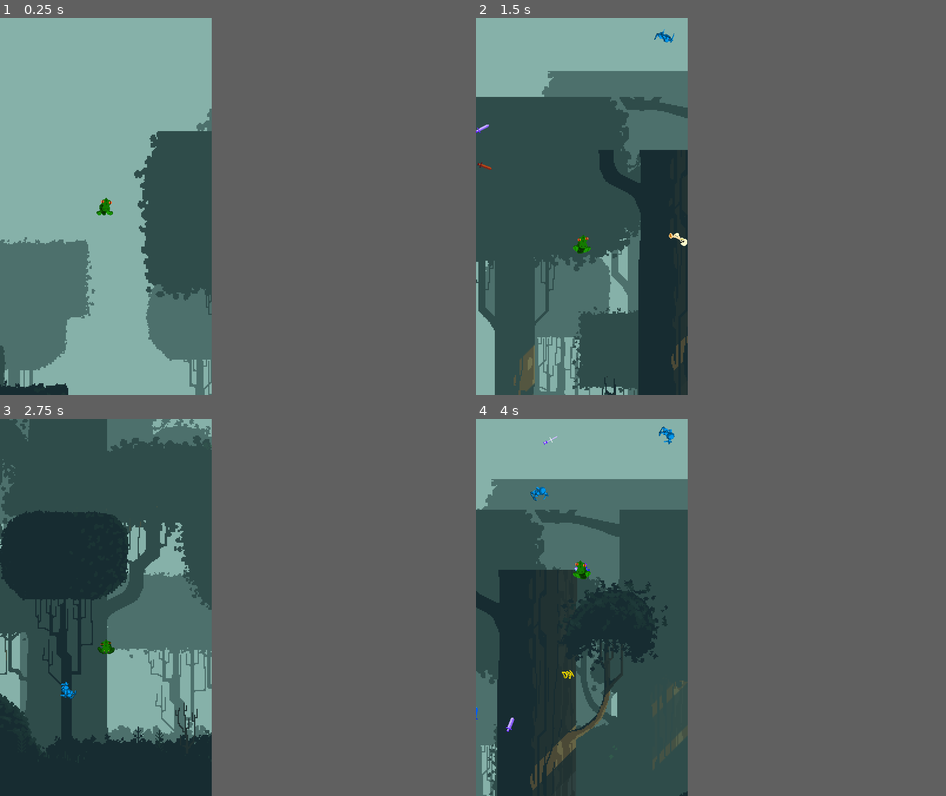
Above: before the commit, frames 1-4 (two rows, left to right).
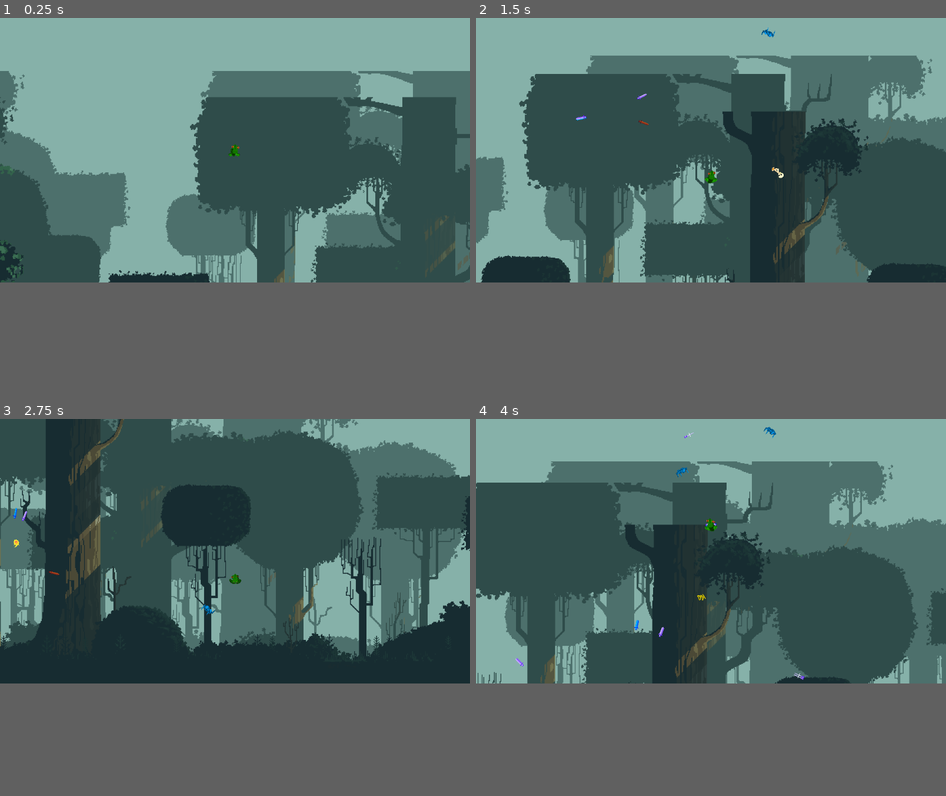
Above: after the commit, the same moments.

Repository: JoonaKhr/DragonSurvival
Game: Godot game, scene res://Scenes/Main.tscn
Two runs of this game, one before a commit and one after it. Both use one fixed random seed, a clock stepped at 60 frames per second and the inputs below.
Inputs (mouse positions are in pixels of both pictures, inside the frame that each line leads up to):
- Up to frame 1 (0.25 s): no input
- Up to frame 2 (1.5 s): tap Enter at 0.5 s; move the mouse to (626, 187) at 0.52 s; hold Right (ui_right) 0.53-1.28 s; move the mouse to (541, 225) at 1.27 s; hold Down (ui_down) from 1.28 s (still down)
- Up to frame 3 (2.75 s): move the mouse to (126, 524) at 2.02 s; release Down (ui_down) at 2.03 s; hold Right (ui_right) from 2.03 s (still down)
- Up to frame 4 (4 s): move the mouse to (570, 682) at 2.77 s; release Right (ui_right) at 2.78 s; hold Up (ui_up) 2.78-3.53 s; move the mouse to (645, 664) at 3.52 s; hold Left (ui_left) from 3.53 s (still down)
In our replay, the window is 360x640 before the commit and 799x449 after it. These sizes can differ from the game's own. Grey fills any space a smaller window leaves; there, only what the larger window draws over its background counts as a difference.

The runs differ from the first frame. In frame 1, 40% of the frame differs, in the area x 0-100%, y 0-100%; in frame 2, 50%; in frame 3, 50%; in frame 4, 51%.

Commit message:
A bunch of different stuff, but most importantly signal

Diff:
--- a/Scenes/DootBullet.tscn
+++ b/Scenes/DootBullet.tscn
@@ -1,7 +1,9 @@
-[gd_scene load_steps=9 format=3 uid="uid://drqraorau52ha"]
+[gd_scene load_steps=11 format=3 uid="uid://drqraorau52ha"]
 
 [ext_resource type="Texture2D" uid="uid://mhyw567fox0m" path="res://Sprites/dootProjectile.png" id="2_lctgs"]
+[ext_resource type="AudioStream" uid="uid://d3vqjqnvwtc65" path="res://Sounds/doot.mp3" id="3_204er"]
 [ext_resource type="Script" path="res://Scripts/Projectiles/DootBullet.gd" id="3_j6b3e"]
+[ext_resource type="PackedScene" uid="uid://natglu0xk7xr" path="res://Scenes/Elements.tscn" id="4_vmbl5"]
 
 [sub_resource type="AtlasTexture" id="AtlasTexture_in0y3"]
 atlas = ExtResource("2_lctgs")
@@ -44,11 +46,11 @@
 
 [node name="Bullet" type="Area2D"]
 scale = Vector2(0.296786, 0.3)
-collision_layer = 0
 script = ExtResource("3_j6b3e")
-damage = 10.0
+damage = 5.0
 projectileSpeed = 100.0
 attackTimer = 3.0
+multishot = 1
 
 [node name="AnimatedSprite2D" type="AnimatedSprite2D" parent="."]
 sprite_frames = SubResource("SpriteFrames_c0onx")
@@ -63,4 +65,13 @@
 wait_time = 5.0
 autostart = true
 
+[node name="AudioStreamPlayer2D" type="AudioStreamPlayer2D" parent="."]
+stream = ExtResource("3_204er")
+autoplay = true
+bus = &"Sound Effects"
+
+[node name="Elements" parent="." instance=ExtResource("4_vmbl5")]
+elementTypes = 4
+
+[connection signal="body_entered" from="." to="." method="_on_body_entered"]
 [connection signal="timeout" from="DeathTimer" to="." method="_on_death_timer_timeout"]
--- a/Scenes/DootEnemy.tscn
+++ b/Scenes/DootEnemy.tscn
@@ -1,7 +1,8 @@
-[gd_scene load_steps=9 format=3 uid="uid://5ak1xr2u6k1t"]
+[gd_scene load_steps=10 format=3 uid="uid://5ak1xr2u6k1t"]
 
 [ext_resource type="Script" path="res://Scripts/Enemies/DootEnemy.gd" id="1_a4qfn"]
 [ext_resource type="Texture2D" uid="uid://ddmruc4j5ft5t" path="res://Sprites/dootSheet.png" id="2_tkdhq"]
+[ext_resource type="PackedScene" uid="uid://natglu0xk7xr" path="res://Scenes/Elements.tscn" id="3_3w0f4"]
 
 [sub_resource type="AtlasTexture" id="AtlasTexture_0ov3h"]
 atlas = ExtResource("2_tkdhq")
@@ -49,20 +50,24 @@
 radius = 13.0
 
 [node name="CharacterBody2D" type="CharacterBody2D"]
+collision_layer = 4
 motion_mode = 1
 script = ExtResource("1_a4qfn")
 health = 10
 speed = 15
 currExp = 5
 level = 1
-elementResistance = 1
-elementWeakness = 8
 
 [node name="AnimatedSprite2D" type="AnimatedSprite2D" parent="."]
 scale = Vector2(0.5, 0.5)
 sprite_frames = SubResource("SpriteFrames_1dn0d")
-frame_progress = 0.85597
 
 [node name="CollisionShape2D" type="CollisionShape2D" parent="."]
 scale = Vector2(0.5, 0.5)
 shape = SubResource("CircleShape2D_11cnb")
+
+[node name="Elements" parent="." instance=ExtResource("3_3w0f4")]
+elementTypes = 4
+
+[connection signal="dead" from="." to="." method="_on_dead"]
+[connection signal="hit" from="." to="." method="_on_hit"]
--- /dev/null
+++ b/Scenes/Elements.tscn
@@ -0,0 +1,6 @@
+[gd_scene load_steps=2 format=3 uid="uid://natglu0xk7xr"]
+
+[ext_resource type="Script" path="res://Scripts/Elements.gd" id="1_gvkpv"]
+
+[node name="Elements" type="Node"]
+script = ExtResource("1_gvkpv")
--- a/Scenes/FireballBullet.tscn
+++ b/Scenes/FireballBullet.tscn
@@ -1,7 +1,8 @@
-[gd_scene load_steps=13 format=3 uid="uid://dfxn213a06q6f"]
+[gd_scene load_steps=14 format=3 uid="uid://dfxn213a06q6f"]
 
 [ext_resource type="Script" path="res://Scripts/Projectiles/FireballBullet.gd" id="1_cmvfk"]
 [ext_resource type="Texture2D" uid="uid://bdyssccuy4o8h" path="res://Sprites/fireballSheet.png" id="2_j7361"]
+[ext_resource type="PackedScene" uid="uid://natglu0xk7xr" path="res://Scenes/Elements.tscn" id="3_jthyx"]
 
 [sub_resource type="AtlasTexture" id="AtlasTexture_diqup"]
 atlas = ExtResource("2_j7361")
@@ -72,11 +73,11 @@
 
 [node name="Bullet" type="Area2D"]
 scale = Vector2(0.4, 0.4)
+collision_mask = 4
 script = ExtResource("1_cmvfk")
 damage = 20.0
 projectileSpeed = 100.0
 attackTimer = 2.0
-elementType = 1
 
 [node name="AnimatedSprite2D" type="AnimatedSprite2D" parent="."]
 sprite_frames = SubResource("SpriteFrames_c0onx")
@@ -90,5 +91,10 @@
 wait_time = 15.0
 autostart = true
 
+[node name="Elements" parent="." instance=ExtResource("3_jthyx")]
+elementTypes = 1
+
+[node name="AudioStreamPlayer2D" type="AudioStreamPlayer2D" parent="."]
+
 [connection signal="body_entered" from="." to="." method="_on_body_entered"]
 [connection signal="timeout" from="DeathTimer" to="." method="_on_death_timer_timeout"]
--- a/Scenes/KnightEnemy.tscn
+++ b/Scenes/KnightEnemy.tscn
@@ -1,7 +1,8 @@
-[gd_scene load_steps=13 format=3 uid="uid://cqf0skjv80ggn"]
+[gd_scene load_steps=14 format=3 uid="uid://cqf0skjv80ggn"]
 
 [ext_resource type="Script" path="res://Scripts/Enemies/KnightEnemy.gd" id="1_m7rwq"]
 [ext_resource type="Texture2D" uid="uid://cykuiwi3wivqa" path="res://Sprites/knightSheet.png" id="2_1vps7"]
+[ext_resource type="PackedScene" uid="uid://natglu0xk7xr" path="res://Scenes/Elements.tscn" id="3_c8pl4"]
 
 [sub_resource type="AtlasTexture" id="AtlasTexture_5cm2d"]
 atlas = ExtResource("2_1vps7")
@@ -71,6 +72,7 @@
 radius = 13.0
 
 [node name="CharacterBody2D" type="CharacterBody2D"]
+collision_layer = 4
 motion_mode = 1
 script = ExtResource("1_m7rwq")
 health = 20
@@ -78,14 +80,17 @@
 damage = 10
 currExp = 15
 level = 1
-elementResistance = 8
-elementWeakness = 1
 
 [node name="AnimatedSprite2D" type="AnimatedSprite2D" parent="."]
 scale = Vector2(0.5, 0.5)
 sprite_frames = SubResource("SpriteFrames_byym0")
-frame_progress = 0.552983
 
 [node name="CollisionShape2D" type="CollisionShape2D" parent="."]
 scale = Vector2(0.5, 0.5)
 shape = SubResource("CircleShape2D_11cnb")
+
+[node name="Elements" parent="." instance=ExtResource("3_c8pl4")]
+elementTypes = 8
+
+[connection signal="dead" from="." to="." method="_on_dead"]
+[connection signal="hit" from="." to="." method="_on_hit"]
--- a/Scenes/Player.tscn
+++ b/Scenes/Player.tscn
@@ -1,7 +1,8 @@
-[gd_scene load_steps=11 format=3 uid="uid://e76srqcwb31g"]
+[gd_scene load_steps=12 format=3 uid="uid://e76srqcwb31g"]
 
 [ext_resource type="Script" path="res://Scripts/Player.gd" id="1_23kpj"]
 [ext_resource type="Texture2D" uid="uid://3xw0gx63mnnn" path="res://Sprites/SalmonSnakeSheet.png" id="2_5g43t"]
+[ext_resource type="PackedScene" uid="uid://natglu0xk7xr" path="res://Scenes/Elements.tscn" id="3_ln43a"]
 
 [sub_resource type="AtlasTexture" id="AtlasTexture_xhblw"]
 atlas = ExtResource("2_5g43t")
@@ -61,6 +62,7 @@
 [sub_resource type="CircleShape2D" id="CircleShape2D_oeayv"]
 
 [node name="CharacterBody2D" type="CharacterBody2D"]
+collision_mask = 5
 motion_mode = 1
 script = ExtResource("1_23kpj")
 health = 100
@@ -73,6 +75,12 @@
 animation = &"idle"
 
 [node name="CollisionShape2D" type="CollisionShape2D" parent="."]
-position = Vector2(0, 5)
+position = Vector2(-2, 4)
 scale = Vector2(0.8, 0.8)
 shape = SubResource("CircleShape2D_oeayv")
+
+[node name="Elements" parent="." instance=ExtResource("3_ln43a")]
+elementTypes = 1
+
+[connection signal="dead" from="." to="." method="_on_dead"]
+[connection signal="hit" from="." to="." method="_on_hit"]
--- a/Scenes/SwordBullet.tscn
+++ b/Scenes/SwordBullet.tscn
@@ -1,7 +1,8 @@
-[gd_scene load_steps=11 format=3 uid="uid://dasyyrt5sshsd"]
+[gd_scene load_steps=12 format=3 uid="uid://dasyyrt5sshsd"]
 
 [ext_resource type="Script" path="res://Scripts/Projectiles/SwordBullet.gd" id="1_fpqf1"]
 [ext_resource type="Texture2D" uid="uid://b3jlkyce1dhq0" path="res://Sprites/swordProjectile.png" id="2_01t3o"]
+[ext_resource type="PackedScene" uid="uid://natglu0xk7xr" path="res://Scenes/Elements.tscn" id="3_x72wk"]
 
 [sub_resource type="AtlasTexture" id="AtlasTexture_aqgkw"]
 atlas = ExtResource("2_01t3o")
@@ -59,11 +60,11 @@
 
 [node name="Bullet" type="Area2D"]
 scale = Vector2(0.4, 0.4)
+collision_mask = 4
 script = ExtResource("1_fpqf1")
 damage = 10.0
 projectileSpeed = 200.0
 attackTimer = 1.0
-projectileLifeTime = 1
 
 [node name="AnimatedSprite2D" type="AnimatedSprite2D" parent="."]
 sprite_frames = SubResource("SpriteFrames_c0onx")
@@ -77,5 +78,10 @@
 wait_time = 10.0
 autostart = true
 
+[node name="Elements" parent="." instance=ExtResource("3_x72wk")]
+elementTypes = 2
+
+[node name="AudioStreamPlayer2D" type="AudioStreamPlayer2D" parent="."]
+
 [connection signal="body_entered" from="." to="." method="_on_body_entered"]
 [connection signal="timeout" from="DeathTimer" to="." method="_on_death_timer_timeout"]
--- a/Scripts/BaseCharacter.gd
+++ b/Scripts/BaseCharacter.gd
@@ -6,24 +6,22 @@
 @export var currExp : int;
 @export var expToLevel : float;
 @export var level : int;
-@export_flags("Fire", "Water", "Lightning", "Earth") var elementResistance = 0
-@export_flags("Fire", "Water", "Lightning", "Earth") var elementWeakness = 0
 var weaponList : Dictionary;
 var instancedWeapon
+var elementType
 
-func takeDamage(damageSource):
-	if damageSource.elementType == elementResistance:
-		health -= damageSource.damage / 2
-		print("Damage Halved")
-	elif damageSource.elementType == elementWeakness:
-		health -= damageSource.damage * 2
-		print("Damage Doubled")
-	if health <= 0:
-		if self in get_tree().get_nodes_in_group("Enemies"):
-			get_tree().get_nodes_in_group("Player")[0].gainExp(self)
-			queue_free()
-		else:
-			hide()
+signal hit
+signal dead
+
+enum states {ALIVE = 0, DEAD = 1, DAMAGED = 2, INVULNERABLE = 3}
+
+enum movementStates {Idle, Walk}
+var movementState = movementStates.Idle
+var last_state = movementState
+var currentState = states.ALIVE
+
+func _ready():
+	elementType = $Elements.elementTypes
 
 func shoot(weapon, instance, element):
 	if instance not in get_children():
@@ -31,6 +29,10 @@
 		instance.position = position
 		instance.elementType = element
 		get_parent().add_child(instance)
+		instance.get_node("AudioStreamPlayer2D").pitch_scale = randf_range(0.7, 1.5)
+
+func giveExp(target):
+	target.gainExp(self)
 
 func gainExp(source):
 	currExp += source.currExp
@@ -42,7 +44,7 @@
 	currExp = 0
 	level += 1
 	expToLevel *= 1.5
-	print("You got level!")
+	print("You got a level!, you are now level " + str(self.level))
 	roundf(expToLevel)
 
 func getWeapon(weapon, element):
@@ -52,3 +54,8 @@
 	timer.wait_time = instancedWeapon.getAttackSpeed()
 	add_child(timer)
 	timer.start()
+
+func _on_hit(source):
+	health -= source.getDamage()
+	if health <= 0:
+		dead.emit()
--- /dev/null
+++ b/Scripts/BaseEnemy.gd
@@ -0,0 +1,5 @@
+extends "res://Scripts/BaseCharacter.gd"
+
+func _on_dead():
+	giveExp(get_parent().get_node("Player"))
+	queue_free()
--- a/Scripts/BaseProjectile.gd
+++ b/Scripts/BaseProjectile.gd
@@ -4,25 +4,31 @@
 @export var projectileSpeed : float;
 @export var attackTimer : float;
 @export var multishot : int;
+var projectileOwner
 var velocity
-@export_flags("Fire", "Water", "Lightning", "Earth") var elementType = 0
-enum elements {ELEMENT_FIRE = 1, ELEMENT_WATER = 2, ELEMENT_LIGHTNING = 4, ELEMENT_EARTH = 8}
+var startAudio
+var elementType
+
+func _ready():
+	startAudio = $AudioStreamPlayer2D
+	elementType = $Elements.elementTypes
+
+func setProjectileOwner():
+	projectileOwner = get_parent()
 
 func getDamage():
-    return damage
+	return damage
 
 func getProjectileSpeed():
-    return projectileSpeed
+	return projectileSpeed
 
 func getAttackSpeed():
-    return attackTimer
+	return attackTimer
 
 func getElementType():
-    print(elements.ELEMENT_EARTH)
-    return elementType
+	return elementType
 
 func _on_body_entered(body):
-    if body in get_tree().get_nodes_in_group("Enemies"):
-        body.takeDamage(self)
-        queue_free()
+	body.hit.emit(self)
+	queue_free()
 #set up bonus damage from player
--- /dev/null
+++ b/Scripts/Elements.gd
@@ -0,0 +1,41 @@
+extends Node
+@export_flags("Fire", "Water", "Lightning", "Earth") var elementTypes
+const ELEMENT_FIRE = 1
+const ELEMENT_WATER = 2
+const ELEMENT_LIGHTNING = 4
+const ELEMENT_EARTH = 8
+var weaknesses = {}
+var resistances = {}
+var superResistances = {}
+# Called when the node enters the scene tree for the first time.
+func _ready():
+	weaknesses[ELEMENT_FIRE] = ELEMENT_WATER
+	weaknesses[ELEMENT_WATER] = ELEMENT_LIGHTNING
+	weaknesses[ELEMENT_LIGHTNING] = ELEMENT_EARTH
+	weaknesses[ELEMENT_EARTH] = ELEMENT_FIRE
+	resistances[ELEMENT_FIRE] = ELEMENT_LIGHTNING
+	resistances[ELEMENT_WATER] = ELEMENT_EARTH
+	resistances[ELEMENT_LIGHTNING] = ELEMENT_FIRE
+	resistances[ELEMENT_EARTH] = ELEMENT_WATER
+	superResistances[ELEMENT_FIRE] = ELEMENT_EARTH
+	superResistances[ELEMENT_WATER] = ELEMENT_FIRE
+	superResistances[ELEMENT_LIGHTNING] = ELEMENT_WATER
+	superResistances[ELEMENT_EARTH] = ELEMENT_LIGHTNING
+
+func setElementType(element):
+	elementTypes = element
+
+func getElementWeakness(element):
+	return weaknesses[element]
+
+func getElementResistance(element):
+	return resistances[element]
+
+func getElementSuperResistance(element):
+	return superResistances[element]
+
+
+
+# Called every frame. 'delta' is the elapsed time since the previous frame.
+func _process(_delta):
+	pass
--- a/Scripts/Enemies/DootEnemy.gd
+++ b/Scripts/Enemies/DootEnemy.gd
@@ -1,4 +1,4 @@
-extends "res://Scripts/BaseCharacter.gd"
+extends "res://Scripts/BaseEnemy.gd"
 
 var dootBullet = load("res://Scenes/DootBullet.tscn")
 
@@ -11,7 +11,8 @@
 # Called every frame. 'delta' is the elapsed time since the previous frame.
 func _process(delta):
 	var plrPosition = get_parent().get_node("Player").position
-	look_at(plrPosition)
+	if get_parent().get_node("Player"):
+		look_at(plrPosition)
 	if plrPosition.distance_to(position) > 100:
 		velocity = transform.x * 1 * speed
 		position += velocity * delta
--- a/Scripts/Enemies/KnightEnemy.gd
+++ b/Scripts/Enemies/KnightEnemy.gd
@@ -1,4 +1,4 @@
-extends "res://Scripts/BaseCharacter.gd"
+extends "res://Scripts/BaseEnemy.gd"
 
 # Called when the node enters the scene tree for the first time.
 func _ready():
@@ -9,6 +9,9 @@
 # Called every frame. 'delta' is the elapsed time since the previous frame.
 func _process(delta):
 	var plrPosition = get_parent().get_node("Player").position
-	look_at(plrPosition)
+	if get_parent().get_node("Player"):
+		look_at(plrPosition)
 	velocity = transform.x * 1 * speed
-	position += velocity * delta
+	var collision := move_and_collide(velocity * delta)
+	if collision != null:
+		var _body := collision.get_collider()
--- a/Scripts/Main.gd
+++ b/Scripts/Main.gd
@@ -5,17 +5,21 @@
 @export var enemySpawnDistance = 400
 var enemies : Array[PackedScene]
 var player
+enum gameStates {PAUSED, PLAYING, GAMEOVER}
+var currentGameState
 
 # Called when the node enters the scene tree for the first time.
 func _ready():
 	enemies.append(enemyScene)
 	enemies.append(knightEnemyScene)
 	player = get_node("Player")
+	randomize()
 
 
 # Called every frame. 'delta' is the elapsed time since the previous frame.
 func _process(_delta):
-	pass
+	if player.states.DEAD:
+		currentGameState = gameStates.GAMEOVER
 
 
 func _on_enemy_timer_timeout():
--- a/Scripts/Player.gd
+++ b/Scripts/Player.gd
@@ -1,12 +1,8 @@
 extends "res://Scripts/BaseCharacter.gd"
 
-enum STATES {Idle, Walk}
-var state = STATES.Idle
-var last_state = state
 var bullet = load("res://Scenes/FireballBullet.tscn")
 var sword = load("res://Scenes/SwordBullet.tscn")
 var bullets
-signal hit
 
 
 # Called when the node enters the scene tree for the first time.
@@ -36,21 +32,16 @@
 		velocity.y += 1
 	if velocity.length() > 0:
 		velocity = velocity.normalized() * speed
-		state = STATES.Walk
+		movementState = movementStates.Walk
 		$AnimatedSprite2D.animation = "walk"
 		$AnimatedSprite2D.speed_scale = 2
 		$AnimatedSprite2D.play()
 	else:
-		state = STATES.Idle
+		movementState = movementStates.Idle
 		# $ is same as get_node()
 		$AnimatedSprite2D.animation = "idle"
 		$AnimatedSprite2D.stop()
-	position += velocity * delta
-
-func _on_area_entered(area):
-	if area in get_tree().get_nodes_in_group("Enemies"):
-		takeDamage(area.damage)
-		print("got hit ", health)
+	move_and_collide(velocity * delta)
 
 func start(pos):
 	position = pos
@@ -62,3 +53,7 @@
 # put the variable of an instanced scene into the dictionary and the amount of them as the value
 
 # find a way to keep possible enemy bullets and sprites always on top
+
+func _on_dead():
+	hide()
+	get_tree().paused = true
--- a/Scripts/Projectiles/DootBullet.gd
+++ b/Scripts/Projectiles/DootBullet.gd
@@ -5,7 +5,8 @@
 	$AnimatedSprite2D.play()
 	#var enemies = get_tree().get_nodes_in_group("Enemies")
 	var player = get_parent().get_node("Player")
-	look_at(player.position)
+	if player:
+		look_at(player.position)
 
 
 # Called every frame. 'delta' is the elapsed time since the previous frame.
@@ -13,11 +14,6 @@
 	velocity = transform.x * 1 * projectileSpeed
 	position += velocity * delta
 
-func _on_area_entered(area):
-	if area in get_tree().get_nodes_in_group("player"):
-		area.takeDamage(damage)
-		queue_free()
-
 
 func _on_death_timer_timeout():
 	queue_free()
--- /dev/null
+++ b/default_bus_layout.tres
@@ -0,0 +1,9 @@
+[gd_resource type="AudioBusLayout" format=3 uid="uid://cka0vdd2pnqae"]
+
+[resource]
+bus/1/name = &"Sound Effects"
+bus/1/solo = false
+bus/1/mute = false
+bus/1/bypass_fx = false
+bus/1/volume_db = -5.93075
+bus/1/send = &"Master"
--- a/project.godot
+++ b/project.godot
@@ -12,15 +12,9 @@
 
 config/name="DragonSurvival"
 run/main_scene="res://Scenes/Main.tscn"
-config/features=PackedStringArray("4.0", "Mobile")
+config/features=PackedStringArray("4.1", "Mobile")
 boot_splash/show_image=false
 config/icon="res://icon.svg"
-
-[display]
-
-window/size/viewport_width=360
-window/size/viewport_height=640
-window/handheld/orientation=1
 
 [dotnet]
 
@@ -30,11 +24,15 @@
 
 shoot={
 "deadzone": 0.5,
-"events": [Object(InputEventMouseButton,"resource_local_to_s …(211 unchanged characters)… 143, 61),"factor":1.0,"button_index":1,"pressed":true,"double_click":true,"script":null)
+"events": [Object(InputEventMouseButton,"resource_local_to_s …(211 unchanged characters)… 143, 61),"factor":1.0,"button_index":1,"canceled":false,"pressed":true,"double_click":true,"script":null)
 ]
 }
 
+[layer_names]
+
+2d_physics/layer_1="Player"
+2d_physics/layer_3="Enemy"
+
 [rendering]
 
-renderer/rendering_method="mobile"
 textures/canvas_textures/default_texture_filter=0
Not shown, added: Sounds/doot.mp3.import
Not shown, added: Sounds/dooA4D8.tmp
Not shown, added: Sounds/doot.mp3
